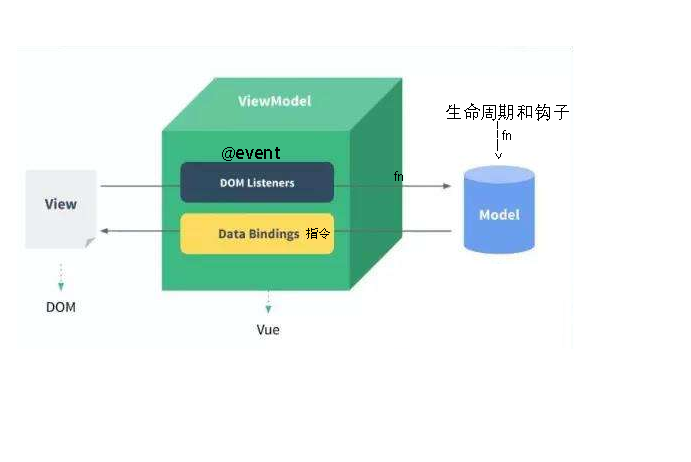
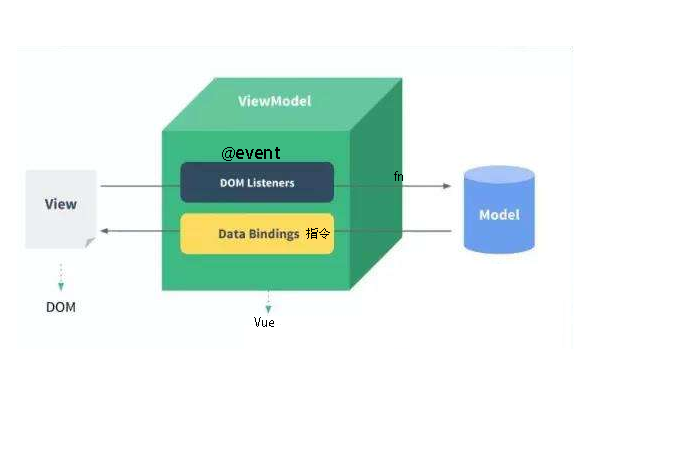
Comparing the layer stacks of the two w=691, h=462 images. Changes:
removed layer "fn" (1st of 2) over [502, 130, 511, 140]
removed layer "生命周期和钩子" over [446, 103, 569, 121]
removed layer "------->" over [495, 121, 502, 159]
added layer "Vue" above "指令" over [254, 317, 274, 327]
painted on "图层 1" over [244, 325, 282, 349]
